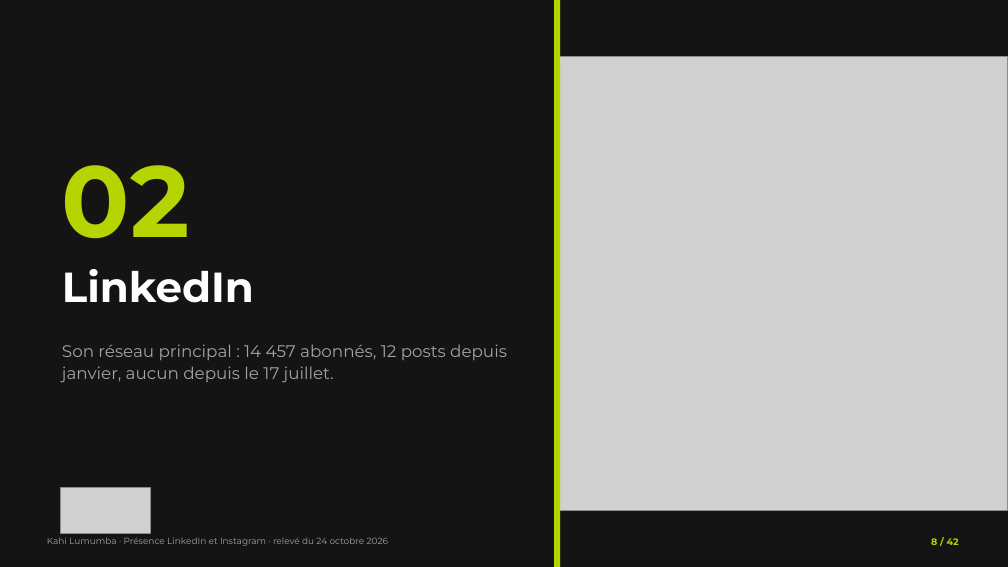
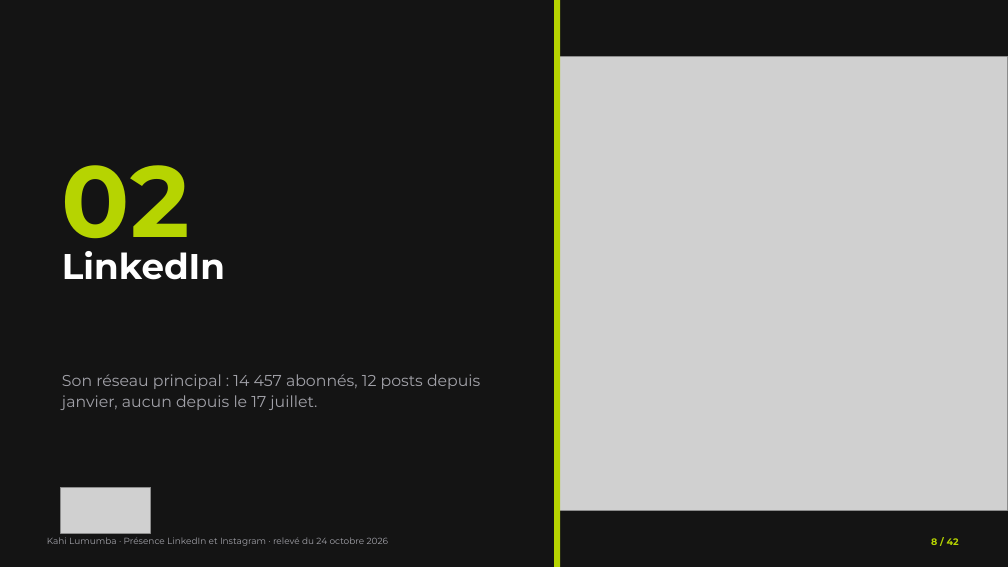
Before and after one commit to leslita06/fatima-unifood-fictif, a slide deck: slide 8 of kahi/2026-10-24_kahi-lumumba-linkedin-instagram-analyse-veille-strategie.pptx. Drawn at 1008x567 pixels with LibreOffice and Linux fonts; fonts in the diff are those of the drawing; grey boxes stand for pictures. Boxes give left, top, right and bottom in pixels: in the first picture for what was removed or moved away, otherwise in the second. Text is boxed around its words. In the diff, an @@ line names an element or a change of style, - is before the commit and + after.

```diff
--- a/kahi/2026-10-24_kahi-lumumba-linkedin-instagram-analyse-veille-strategie.pptx
+++ b/kahi/2026-10-24_kahi-lumumba-linkedin-instagram-analyse-veille-strategie.pptx
@@ text "LinkedIn": place and size @@
-text "LinkedIn" at (62,269,254,303)
+text "LinkedIn" at (62,251,225,280)
@@ text "LinkedIn" at (62,251,225,280): size 40 to 34 pt; line spacing 1.12 to 1 @@
@@ text "Son réseau principal : 14 ...": place and size @@
-text "Son réseau principal : 14 ..." at (62,344,507,383)
+text "Son réseau principal : 14 ..." at (62,374,480,410)
@@ text "Son réseau principal : 14 ..." at (62,374,480,410): size 16 to 15 pt @@
```
Also in this commit, not shown: 6 other slides changed.
